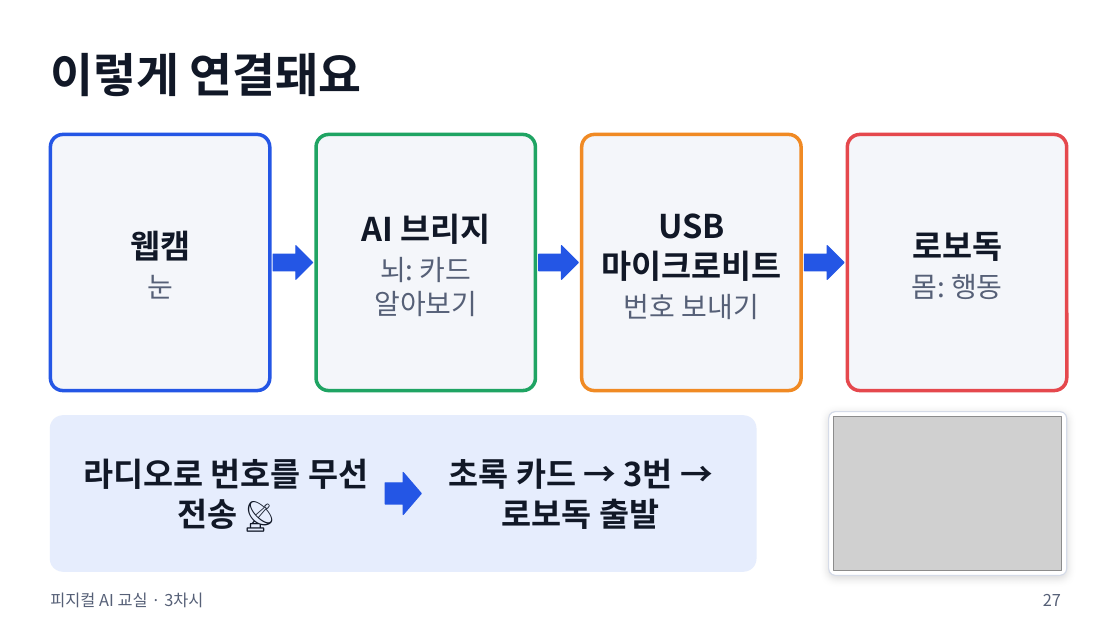
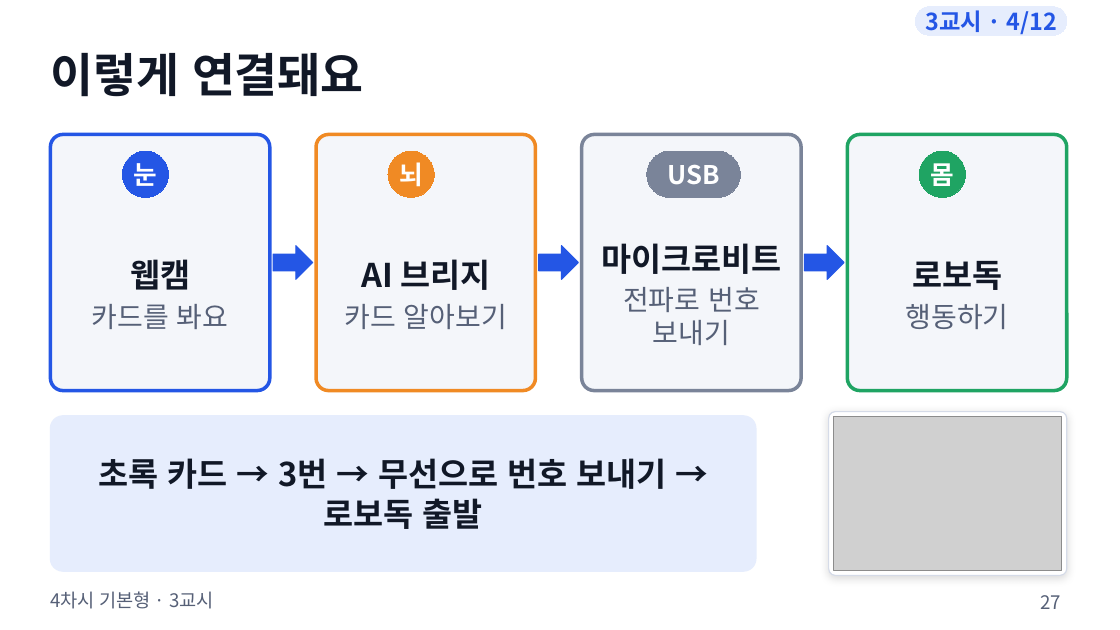
Before and after one commit to boundaryx01-uniquelife/microbit, a slide deck: slide 27 of bridge/docs/materials/4차시_기본형/4차시_수업슬라이드.pptx. Drawn at 1120x630 pixels with LibreOffice and Linux fonts; fonts in the diff are those of the drawing; grey boxes stand for pictures. Boxes give left, top, right and bottom in pixels: in the first picture for what was removed or moved away, otherwise in the second. Text is boxed around its words. In the diff, an @@ line names an element or a change of style, - is before the commit and + after.

```diff
--- a/bridge/docs/materials/4차시_기본형/4차시_수업슬라이드.pptx
+++ b/bridge/docs/materials/4차시_기본형/4차시_수업슬라이드.pptx
@@ rounded rectangle added at [916,7,1067,35], fill #E6EDFD, outline #E6EDFD 0.75 pt, 20 pt, text #2456E5, bold @@
+3교시 · 4/12
@@ rounded rectangle at [316,134,535,391]: outline #1FA463 3 pt to #F08A24 3 pt @@
@@ rounded rectangle at [581,134,801,391]: outline #F08A24 3 pt to #7A8499 3 pt @@
@@ rounded rectangle at [848,134,1067,391]: outline #E5484D 3 pt to #1FA463 3 pt @@
@@ ellipse added at [123,151,169,197], fill #2456E5, outline #2456E5 0.75 pt, 22 pt, text #FFFFFF, bold @@
+눈
@@ ellipse added at [388,151,434,197], fill #F08A24, outline #F08A24 0.75 pt, 22 pt, text #FFFFFF, bold @@
+뇌
@@ rounded rectangle added at [647,151,740,197], fill #7A8499, outline #7A8499 0.75 pt, 22 pt, text #FFFFFF, bold @@
+USB
@@ ellipse added at [919,151,965,197], fill #1FA463, outline #1FA463 0.75 pt, 22 pt, text #FFFFFF, bold @@
+몸
@@ text "웹캠": place and size @@
-text "웹캠" at [130,230,190,299]
+text "웹캠" at [92,259,229,329]
@@ text "AI 브리지": place and size @@
-text "AI 브리지" at [361,213,490,316]
+text "AI 브리지" at [345,259,507,329]
@@ text "로보독": place and size @@
-text "로보독" at [911,232,1003,299]
+text "로보독" at [906,261,1009,329]
@@ text at [601,243,781,345]: text changed; size 28 to 24 pt; text colour #111827 to #566077; bold off @@
-USB 마이크로비트
-번호 보내기
+마이크로비트
+전파로 번호 보내기
@@ text at [92,304,229,329]: text changed @@
-눈
+카드를 봐요
@@ text at [345,304,507,329]: text changed @@
-뇌: 카드 알아보기
+카드 알아보기
@@ text at [906,304,1009,329]: text changed @@
-몸: 행동
+행동하기
@@ text removed at [83,458,368,529] @@
-라디오로 번호를 무선 전송 📡
@@ text at [98,458,666,529]: text changed @@
-초록 카드 → 3번 → 로보독 출발
+초록 카드 → 3번 → 무선으로 번호 보내기 → 로보독 출발
@@ right arrow removed at [385,472,421,514] @@
@@ text at [50,591,214,609]: text changed; size 14 to 16 pt @@
-피지컬 AI 교실 · 3차시
+4차시 기본형 · 3교시
@@ page number at [1040,595,1061,609]: size 14 to 16 pt @@
```
Also in this commit, not shown: 44 other slides changed, 3 slides added, 1 slide removed, 25 other files.
